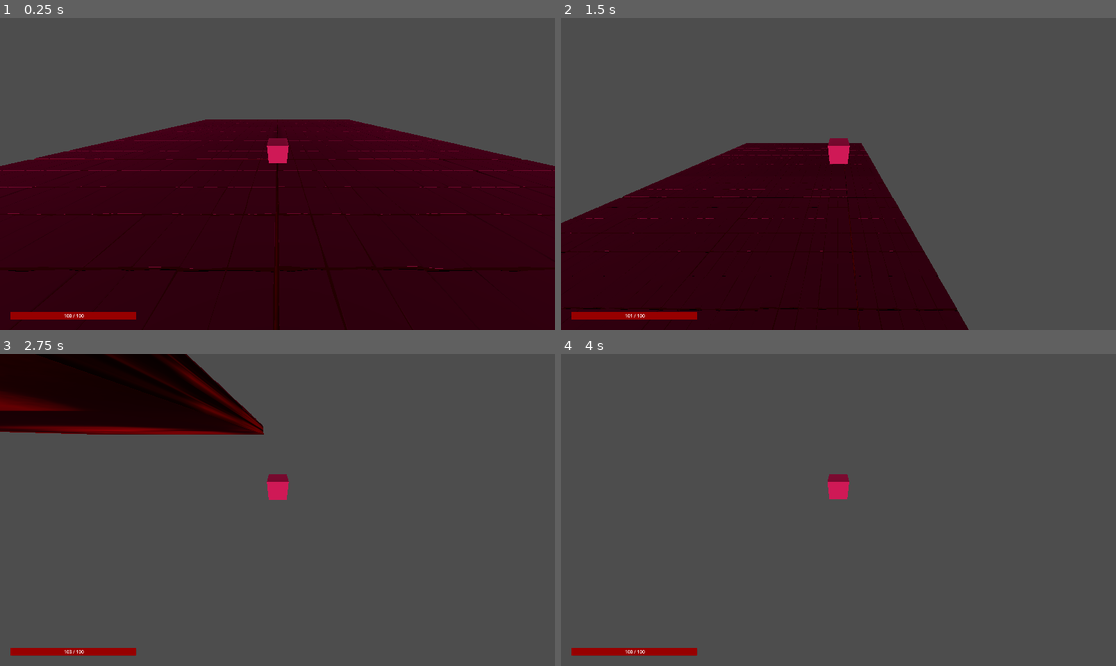
Above: before the commit, frames 1-4 (two rows, left to right).
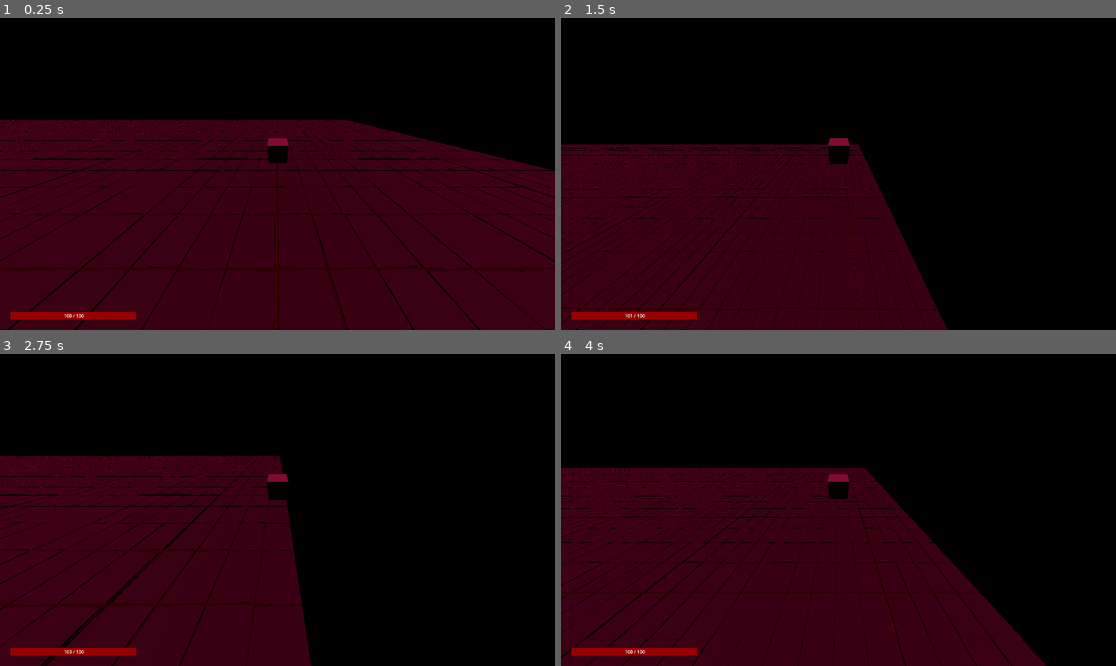
Above: after the commit, the same moments.

Repository: towameister/Game-Jam-2024
Game: Godot game, scene res://Scenes/main.tscn
Same seed, same stepped clock (60 frames per second), same inputs: the game is played once before the commit and once after it.
Inputs:
- Up to frame 1 (0.25 s): no input
- Up to frame 2 (1.5 s): tap Enter at 0.5 s; hold D (move_right) 0.53-1.28 s; tap Space (jump) at 0.77 s; hold X (life_down) from 1.28 s (still down)
- Up to frame 3 (2.75 s): tap Space (jump) at 1.52 s; release X (life_down) at 2.03 s; hold D (move_right) from 2.03 s (still down)
- Up to frame 4 (4 s): release D (move_right) at 2.78 s; hold Z (life_up) 2.78-3.53 s; tap Space (jump) at 3.02, 3.77 s; hold A (move_left) from 3.53 s (still down)

The runs differ from the first frame. In frame 1, 41% of the frame differs, in the area x 0-100%, y 0-100%; in frame 2, 69%; in frame 3, 93%; in frame 4, 99%.

Commit message:
wall added
walls added + refactor

Diff:
--- /dev/null
+++ b/Scenes/Environment/floor.tscn
@@ -0,0 +1,32 @@
+[gd_scene load_steps=5 format=3 uid="uid://rsa6q4mtuk2i"]
+
+[ext_resource type="Texture2D" uid="uid://cyjvxnsoiop8o" path="res://Assets/Hai.png" id="1_vjavi"]
+
+[sub_resource type="BoxShape3D" id="BoxShape3D_jvsfe"]
+size = Vector3(29, 1, 28)
+
+[sub_resource type="StandardMaterial3D" id="StandardMaterial3D_unll2"]
+albedo_texture = ExtResource("1_vjavi")
+albedo_texture_force_srgb = true
+roughness_texture_channel = 4
+normal_scale = -0.65
+normal_texture = ExtResource("1_vjavi")
+uv1_scale = Vector3(4, 4, 4)
+
+[sub_resource type="BoxMesh" id="BoxMesh_ib7h0"]
+material = SubResource("StandardMaterial3D_unll2")
+size = Vector3(60, 2, 60)
+
+[node name="Floor" type="Node3D"]
+
+[node name="Ground" type="StaticBody3D" parent="."]
+transform = Transform3D(1, 0, 0, 0, 1, 0, 0, 0, 1, 0, -2, 0)
+collision_layer = 4
+collision_mask = 0
+
+[node name="CollisionShape3D" type="CollisionShape3D" parent="Ground"]
+transform = Transform3D(2, 0, 0, 0, 2, 0, 0, 0, 2, -1, 0, 2)
+shape = SubResource("BoxShape3D_jvsfe")
+
+[node name="MeshInstance3D" type="MeshInstance3D" parent="Ground"]
+mesh = SubResource("BoxMesh_ib7h0")
--- /dev/null
+++ b/Scenes/Environment/wall.tscn
@@ -0,0 +1,32 @@
+[gd_scene load_steps=5 format=3 uid="uid://bfnvpqc07pynk"]
+
+[ext_resource type="Texture2D" uid="uid://cyjvxnsoiop8o" path="res://Assets/Hai.png" id="1_canhy"]
+
+[sub_resource type="BoxShape3D" id="BoxShape3D_aq7md"]
+size = Vector3(29, 1, 28)
+
+[sub_resource type="StandardMaterial3D" id="StandardMaterial3D_wjgqq"]
+albedo_texture = ExtResource("1_canhy")
+albedo_texture_force_srgb = true
+roughness_texture_channel = 4
+normal_scale = -0.65
+normal_texture = ExtResource("1_canhy")
+uv1_scale = Vector3(4, 4, 4)
+
+[sub_resource type="BoxMesh" id="BoxMesh_vvyvj"]
+material = SubResource("StandardMaterial3D_wjgqq")
+size = Vector3(60, 2, 60)
+
+[node name="Wall" type="Node3D"]
+
+[node name="Wall" type="StaticBody3D" parent="."]
+transform = Transform3D(1, 0, 0, 0, -4.37114e-08, -1, 0, 1, -4.37114e-08, 0, 29, 0)
+collision_layer = 4
+collision_mask = 0
+
+[node name="CollisionShape3D" type="CollisionShape3D" parent="Wall"]
+transform = Transform3D(2, 0, 0, 0, 2, 0, 0, 0, 2, -1, 0, 2)
+shape = SubResource("BoxShape3D_aq7md")
+
+[node name="MeshInstance3D" type="MeshInstance3D" parent="Wall"]
+mesh = SubResource("BoxMesh_vvyvj")
--- a/Scenes/main.tscn
+++ b/Scenes/main.tscn
@@ -1,52 +1,20 @@
-[gd_scene load_steps=8 format=3 uid="uid://dhpi22irethqu"]
+[gd_scene load_steps=7 format=3 uid="uid://dhpi22irethqu"]
 
 [ext_resource type="PackedScene" uid="uid://b0fb307swncet" path="res://Scenes/Player.tscn" id="1_8ce3d"]
-[ext_resource type="Texture2D" uid="uid://cyjvxnsoiop8o" path="res://Assets/Hai.png" id="1_kk0f6"]
 [ext_resource type="PackedScene" uid="uid://6nptgnykgej6" path="res://Scenes/UI.tscn" id="2_yn0ed"]
+[ext_resource type="PackedScene" uid="uid://cr6st3rdwko8c" path="res://Scenes/mob.tscn" id="4_h5y7i"]
 [ext_resource type="PackedScene" uid="uid://kugqgrlaicjl" path="res://Scenes/Environment/tile_set.tscn" id="4_ucwe6"]
-
-[sub_resource type="BoxShape3D" id="BoxShape3D_1dwso"]
-size = Vector3(29, 1, 28)
-
-[sub_resource type="StandardMaterial3D" id="StandardMaterial3D_wjgqq"]
-albedo_texture = ExtResource("1_kk0f6")
-albedo_texture_force_srgb = true
-roughness_texture_channel = 4
-normal_scale = -0.65
-normal_texture = ExtResource("1_kk0f6")
-uv1_scale = Vector3(4, 4, 4)
-
-[sub_resource type="BoxMesh" id="BoxMesh_hbmfw"]
-material = SubResource("StandardMaterial3D_wjgqq")
-size = Vector3(60, 2, 60)
+[ext_resource type="PackedScene" uid="uid://rsa6q4mtuk2i" path="res://Scenes/Environment/floor.tscn" id="5_mhw00"]
+[ext_resource type="PackedScene" uid="uid://bfnvpqc07pynk" path="res://Scenes/Environment/wall.tscn" id="6_1xx7f"]
 
 [node name="Main" type="Node"]
 
-[node name="Ground" type="StaticBody3D" parent="."]
-transform = Transform3D(1, 0, 0, 0, 1, 0, 0, 0, 1, 0, -2, 0)
-collision_layer = 4
-collision_mask = 0
-
-[node name="CollisionShape3D" type="CollisionShape3D" parent="Ground"]
-transform = Transform3D(2, 0, 0, 0, 2, 0, 0, 0, 2, -1, 0, 2)
-shape = SubResource("BoxShape3D_1dwso")
-
-[node name="MeshInstance3D" type="MeshInstance3D" parent="Ground"]
-mesh = SubResource("BoxMesh_hbmfw")
-
 [node name="DirectionalLight3D" type="DirectionalLight3D" parent="."]
-transform = Transform3D(1, 0, 0, 0, 1, 0, 0, 0, 1, -0.157047, 25.4137, 0)
+transform = Transform3D(1, 0, 0, 0, -0.369747, 0.929133, 0, -0.929133, -0.369747, -15, 22, 1)
 light_color = Color(0.598351, 0.0614132, 0.242108, 1)
-light_energy = 1.95
-light_indirect_energy = 8.92
-light_volumetric_fog_energy = 14.76
-light_angular_distance = 33.17
-shadow_enabled = true
-shadow_bias = 0.559
-shadow_normal_bias = 0.758
-shadow_opacity = 0.3
-shadow_blur = 0.565
-sky_mode = 1
+light_energy = 0.677
+directional_shadow_fade_start = 0.638
+directional_shadow_max_distance = 5.4
 
 [node name="Player" parent="." instance=ExtResource("1_8ce3d")]
 transform = Transform3D(1, 0, 0, 0, 1, 0, 0, 0, 1, 0, 0.2836, 0)
@@ -88,3 +56,383 @@
 
 [node name="TileSet9" parent="GroundTiles" instance=ExtResource("4_ucwe6")]
 transform = Transform3D(1, 0, 0, 0, 1, 0, 0, 0, 1, -2, 0, 2)
+
+[node name="TileSet10" parent="GroundTiles" instance=ExtResource("4_ucwe6")]
+transform = Transform3D(1, 0, 0, 0, 1, 0, 0, 0, 1, -3, 0, 0)
+
+[node name="TileSet11" parent="GroundTiles" instance=ExtResource("4_ucwe6")]
+transform = Transform3D(1, 0, 0, 0, 1, 0, 0, 0, 1, -4, 0, 0)
+
+[node name="TileSet12" parent="GroundTiles" instance=ExtResource("4_ucwe6")]
+transform = Transform3D(1, 0, 0, 0, 1, 0, 0, 0, 1, -5, 0, 0)
+
+[node name="TileSet13" parent="GroundTiles" instance=ExtResource("4_ucwe6")]
+transform = Transform3D(1, 0, 0, 0, 1, 0, 0, 0, 1, -3, 0, 1)
+
+[node name="TileSet14" parent="GroundTiles" instance=ExtResource("4_ucwe6")]
+transform = Transform3D(1, 0, 0, 0, 1, 0, 0, 0, 1, -4, 0, 1)
+
+[node name="TileSet15" parent="GroundTiles" instance=ExtResource("4_ucwe6")]
+transform = Transform3D(1, 0, 0, 0, 1, 0, 0, 0, 1, -5, 0, 1)
+
+[node name="TileSet16" parent="GroundTiles" instance=ExtResource("4_ucwe6")]
+transform = Transform3D(1, 0, 0, 0, 1, 0, 0, 0, 1, -3, 0, 2)
+
+[node name="TileSet17" parent="GroundTiles" instance=ExtResource("4_ucwe6")]
+transform = Transform3D(1, 0, 0, 0, 1, 0, 0, 0, 1, -4, 0, 2)
+
+[node name="TileSet18" parent="GroundTiles" instance=ExtResource("4_ucwe6")]
+transform = Transform3D(1, 0, 0, 0, 1, 0, 0, 0, 1, -5, 0, 2)
+
+[node name="TileSet19" parent="GroundTiles" instance=ExtResource("4_ucwe6")]
+transform = Transform3D(1, 0, 0, 0, 1, 0, 0, 0, 1, -6, 0, 0)
+
+[node name="TileSet20" parent="GroundTiles" instance=ExtResource("4_ucwe6")]
+transform = Transform3D(1, 0, 0, 0, 1, 0, 0, 0, 1, -7, 0, 0)
+
+[node name="TileSet21" parent="GroundTiles" instance=ExtResource("4_ucwe6")]
+transform = Transform3D(1, 0, 0, 0, 1, 0, 0, 0, 1, -8, 0, 0)
+
+[node name="TileSet22" parent="GroundTiles" instance=ExtResource("4_ucwe6")]
+transform = Transform3D(1, 0, 0, 0, 1, 0, 0, 0, 1, -6, 0, 1)
+
+[node name="TileSet23" parent="GroundTiles" instance=ExtResource("4_ucwe6")]
+transform = Transform3D(1, 0, 0, 0, 1, 0, 0, 0, 1, -7, 0, 1)
+
+[node name="TileSet24" parent="GroundTiles" instance=ExtResource("4_ucwe6")]
+transform = Transform3D(1, 0, 0, 0, 1, 0, 0, 0, 1, -8, 0, 1)
+
+[node name="TileSet25" parent="GroundTiles" instance=ExtResource("4_ucwe6")]
+transform = Transform3D(1, 0, 0, 0, 1, 0, 0, 0, 1, -6, 0, 2)
+
+[node name="TileSet26" parent="GroundTiles" instance=ExtResource("4_ucwe6")]
+transform = Transform3D(1, 0, 0, 0, 1, 0, 0, 0, 1, -7, 0, 2)
+
+[node name="TileSet27" parent="GroundTiles" instance=ExtResource("4_ucwe6")]
+transform = Transform3D(1, 0, 0, 0, 1, 0, 0, 0, 1, -8, 0, 2)
+
+[node name="TileSet28" parent="GroundTiles" instance=ExtResource("4_ucwe6")]
+transform = Transform3D(1, 0, 0, 0, 1, 0, 0, 0, 1, -9, 0, 0)
+
+[node name="TileSet29" parent="GroundTiles" instance=ExtResource("4_ucwe6")]
+transform = Transform3D(1, 0, 0, 0, 1, 0, 0, 0, 1, -10, 0, 0)
+
+[node name="TileSet30" parent="GroundTiles" instance=ExtResource("4_ucwe6")]
+transform = Transform3D(1, 0, 0, 0, 1, 0, 0, 0, 1, -11, 0, 0)
+
+[node name="TileSet31" parent="GroundTiles" instance=ExtResource("4_ucwe6")]
+transform = Transform3D(1, 0, 0, 0, 1, 0, 0, 0, 1, -9, 0, 1)
+
+[node name="TileSet32" parent="GroundTiles" instance=ExtResource("4_ucwe6")]
+transform = Transform3D(1, 0, 0, 0, 1, 0, 0, 0, 1, -10, 0, 1)
+
+[node name="TileSet33" parent="GroundTiles" instance=ExtResource("4_ucwe6")]
+transform = Transform3D(1, 0, 0, 0, 1, 0, 0, 0, 1, -11, 0, 1)
+
+[node name="TileSet34" parent="GroundTiles" instance=ExtResource("4_ucwe6")]
+transform = Transform3D(1, 0, 0, 0, 1, 0, 0, 0, 1, -9, 0, 2)
+
+[node name="TileSet35" parent="GroundTiles" instance=ExtResource("4_ucwe6")]
+transform = Transform3D(1, 0, 0, 0, 1, 0, 0, 0, 1, -10, 0, 2)
+
+[node name="TileSet36" parent="GroundTiles" instance=ExtResource("4_ucwe6")]
+transform = Transform3D(1, 0, 0, 0, 1, 0, 0, 0, 1, -11, 0, 2)
+
+[node name="TileSet37" parent="GroundTiles" instance=ExtResource("4_ucwe6")]
+transform = Transform3D(1, 0, 0, 0, 1, 0, 0, 0, 1, 0, 0, 3)
+
+[node name="TileSet38" parent="GroundTiles" instance=ExtResource("4_ucwe6")]
+transform = Transform3D(1, 0, 0, 0, 1, 0, 0, 0, 1, -1, 0, 3)
+
+[node name="TileSet39" parent="GroundTiles" instance=ExtResource("4_ucwe6")]
+transform = Transform3D(1, 0, 0, 0, 1, 0, 0, 0, 1, -2, 0, 3)
+
+[node name="TileSet40" parent="GroundTiles" instance=ExtResource("4_ucwe6")]
+transform = Transform3D(1, 0, 0, 0, 1, 0, 0, 0, 1, 0, 0, 4)
+
+[node name="TileSet41" parent="GroundTiles" instance=ExtResource("4_ucwe6")]
+transform = Transform3D(1, 0, 0, 0, 1, 0, 0, 0, 1, -1, 0, 4)
+
+[node name="TileSet42" parent="GroundTiles" instance=ExtResource("4_ucwe6")]
+transform = Transform3D(1, 0, 0, 0, 1, 0, 0, 0, 1, -2, 0, 4)
+
+[node name="TileSet43" parent="GroundTiles" instance=ExtResource("4_ucwe6")]
+transform = Transform3D(1, 0, 0, 0, 1, 0, 0, 0, 1, 0, 0, 5)
+
+[node name="TileSet44" parent="GroundTiles" instance=ExtResource("4_ucwe6")]
+transform = Transform3D(1, 0, 0, 0, 1, 0, 0, 0, 1, -1, 0, 5)
+
+[node name="TileSet45" parent="GroundTiles" instance=ExtResource("4_ucwe6")]
+transform = Transform3D(1, 0, 0, 0, 1, 0, 0, 0, 1, -2, 0, 5)
+
+[node name="TileSet46" parent="GroundTiles" instance=ExtResource("4_ucwe6")]
+transform = Transform3D(1, 0, 0, 0, 1, 0, 0, 0, 1, -3, 0, 3)
+
+[node name="TileSet47" parent="GroundTiles" instance=ExtResource("4_ucwe6")]
+transform = Transform3D(1, 0, 0, 0, 1, 0, 0, 0, 1, -4, 0, 3)
+
+[node name="TileSet48" parent="GroundTiles" instance=ExtResource("4_ucwe6")]
+transform = Transform3D(1, 0, 0, 0, 1, 0, 0, 0, 1, -5, 0, 3)
+
+[node name="TileSet49" parent="GroundTiles" instance=ExtResource("4_ucwe6")]
+transform = Transform3D(1, 0, 0, 0, 1, 0, 0, 0, 1, -3, 0, 4)
+
+[node name="TileSet50" parent="GroundTiles" instance=ExtResource("4_ucwe6")]
+transform = Transform3D(1, 0, 0, 0, 1, 0, 0, 0, 1, -4, 0, 4)
+
+[node name="TileSet51" parent="GroundTiles" instance=ExtResource("4_ucwe6")]
+transform = Transform3D(1, 0, 0, 0, 1, 0, 0, 0, 1, -5, 0, 4)
+
+[node name="TileSet52" parent="GroundTiles" instance=ExtResource("4_ucwe6")]
+transform = Transform3D(1, 0, 0, 0, 1, 0, 0, 0, 1, -3, 0, 5)
+
+[node name="TileSet53" parent="GroundTiles" instance=ExtResource("4_ucwe6")]
+transform = Transform3D(1, 0, 0, 0, 1, 0, 0, 0, 1, -4, 0, 5)
+
+[node name="TileSet54" parent="GroundTiles" instance=ExtResource("4_ucwe6")]
+transform = Transform3D(1, 0, 0, 0, 1, 0, 0, 0, 1, -5, 0, 5)
+
+[node name="TileSet55" parent="GroundTiles" instance=ExtResource("4_ucwe6")]
+transform = Transform3D(1, 0, 0, 0, 1, 0, 0, 0, 1, -6, 0, 3)
+
+[node name="TileSet56" parent="GroundTiles" instance=ExtResource("4_ucwe6")]
+transform = Transform3D(1, 0, 0, 0, 1, 0, 0, 0, 1, -7, 0, 3)
+
+[node name="TileSet57" parent="GroundTiles" instance=ExtResource("4_ucwe6")]
+transform = Transform3D(1, 0, 0, 0, 1, 0, 0, 0, 1, -8, 0, 3)
+
+[node name="TileSet58" parent="GroundTiles" instance=ExtResource("4_ucwe6")]
+transform = Transform3D(1, 0, 0, 0, 1, 0, 0, 0, 1, -6, 0, 4)
+
+[node name="TileSet59" parent="GroundTiles" instance=ExtResource("4_ucwe6")]
+transform = Transform3D(1, 0, 0, 0, 1, 0, 0, 0, 1, -7, 0, 4)
+
+[node name="TileSet60" parent="GroundTiles" instance=ExtResource("4_ucwe6")]
+transform = Transform3D(1, 0, 0, 0, 1, 0, 0, 0, 1, -8, 0, 4)
+
+[node name="TileSet61" parent="GroundTiles" instance=ExtResource("4_ucwe6")]
+transform = Transform3D(1, 0, 0, 0, 1, 0, 0, 0, 1, -6, 0, 5)
+
+[node name="TileSet62" parent="GroundTiles" instance=ExtResource("4_ucwe6")]
+transform = Transform3D(1, 0, 0, 0, 1, 0, 0, 0, 1, -7, 0, 5)
+
+[node name="TileSet63" parent="GroundTiles" instance=ExtResource("4_ucwe6")]
+transform = Transform3D(1, 0, 0, 0, 1, 0, 0, 0, 1, -8, 0, 5)
+
+[node name="TileSet64" parent="GroundTiles" instance=ExtResource("4_ucwe6")]
+transform = Transform3D(1, 0, 0, 0, 1, 0, 0, 0, 1, -9, 0, 3)
+
+[node name="TileSet65" parent="GroundTiles" instance=ExtResource("4_ucwe6")]
+transform = Transform3D(1, 0, 0, 0, 1, 0, 0, 0, 1, -10, 0, 3)
+
+[node name="TileSet66" parent="GroundTiles" instance=ExtResource("4_ucwe6")]
+transform = Transform3D(1, 0, 0, 0, 1, 0, 0, 0, 1, -11, 0, 3)
+
+[node name="TileSet67" parent="GroundTiles" instance=ExtResource("4_ucwe6")]
+transform = Transform3D(1, 0, 0, 0, 1, 0, 0, 0, 1, -9, 0, 4)
+
+[node name="TileSet68" parent="GroundTiles" instance=ExtResource("4_ucwe6")]
+transform = Transform3D(1, 0, 0, 0, 1, 0, 0, 0, 1, -10, 0, 4)
+
+[node name="TileSet69" parent="GroundTiles" instance=ExtResource("4_ucwe6")]
+transform = Transform3D(1, 0, 0, 0, 1, 0, 0, 0, 1, -11, 0, 4)
+
+[node name="TileSet70" parent="GroundTiles" instance=ExtResource("4_ucwe6")]
+transform = Transform3D(1, 0, 0, 0, 1, 0, 0, 0, 1, -9, 0, 5)
+
+[node name="TileSet71" parent="GroundTiles" instance=ExtResource("4_ucwe6")]
+transform = Transform3D(1, 0, 0, 0, 1, 0, 0, 0, 1, -10, 0, 5)
+
+[node name="TileSet72" parent="GroundTiles" instance=ExtResource("4_ucwe6")]
+transform = Transform3D(1, 0, 0, 0, 1, 0, 0, 0, 1, -11, 0, 5)
+
+[node name="TileSet73" parent="GroundTiles" instance=ExtResource("4_ucwe6")]
+transform = Transform3D(1, 0, 0, 0, 1, 0, 0, 0, 1, 0, 0, 6)
+
+[node name="TileSet74" parent="GroundTiles" instance=ExtResource("4_ucwe6")]
+transform = Transform3D(1, 0, 0, 0, 1, 0, 0, 0, 1, -1, 0, 6)
+
+[node name="TileSet75" parent="GroundTiles" instance=ExtResource("4_ucwe6")]
+transform = Transform3D(1, 0, 0, 0, 1, 0, 0, 0, 1, -2, 0, 6)
+
+[node name="TileSet76" parent="GroundTiles" instance=ExtResource("4_ucwe6")]
+transform = Transform3D(1, 0, 0, 0, 1, 0, 0, 0, 1, 0, 0, 7)
+
+[node name="TileSet77" parent="GroundTiles" instance=ExtResource("4_ucwe6")]
+transform = Transform3D(1, 0, 0, 0, 1, 0, 0, 0, 1, -1, 0, 7)
+
+[node name="TileSet78" parent="GroundTiles" instance=ExtResource("4_ucwe6")]
+transform = Transform3D(1, 0, 0, 0, 1, 0, 0, 0, 1, -2, 0, 7)
+
+[node name="TileSet79" parent="GroundTiles" instance=ExtResource("4_ucwe6")]
+transform = Transform3D(1, 0, 0, 0, 1, 0, 0, 0, 1, 0, 0, 8)
+
+[node name="TileSet80" parent="GroundTiles" instance=ExtResource("4_ucwe6")]
+transform = Transform3D(1, 0, 0, 0, 1, 0, 0, 0, 1, -1, 0, 8)
+
+[node name="TileSet81" parent="GroundTiles" instance=ExtResource("4_ucwe6")]
+transform = Transform3D(1, 0, 0, 0, 1, 0, 0, 0, 1, -2, 0, 8)
+
+[node name="TileSet82" parent="GroundTiles" instance=ExtResource("4_ucwe6")]
+transform = Transform3D(1, 0, 0, 0, 1, 0, 0, 0, 1, -3, 0, 6)
+
+[node name="TileSet83" parent="GroundTiles" instance=ExtResource("4_ucwe6")]
+transform = Transform3D(1, 0, 0, 0, 1, 0, 0, 0, 1, -4, 0, 6)
+
+[node name="TileSet84" parent="GroundTiles" instance=ExtResource("4_ucwe6")]
+transform = Transform3D(1, 0, 0, 0, 1, 0, 0, 0, 1, -5, 0, 6)
+
+[node name="TileSet85" parent="GroundTiles" instance=ExtResource("4_ucwe6")]
+transform = Transform3D(1, 0, 0, 0, 1, 0, 0, 0, 1, -3, 0, 7)
+
+[node name="TileSet86" parent="GroundTiles" instance=ExtResource("4_ucwe6")]
+transform = Transform3D(1, 0, 0, 0, 1, 0, 0, 0, 1, -4, 0, 7)
+
+[node name="TileSet87" parent="GroundTiles" instance=ExtResource("4_ucwe6")]
+transform = Transform3D(1, 0, 0, 0, 1, 0, 0, 0, 1, -5, 0, 7)
+
+[node name="TileSet88" parent="GroundTiles" instance=ExtResource("4_ucwe6")]
+transform = Transform3D(1, 0, 0, 0, 1, 0, 0, 0, 1, -3, 0, 8)
+
+[node name="TileSet89" parent="GroundTiles" instance=ExtResource("4_ucwe6")]
+transform = Transform3D(1, 0, 0, 0, 1, 0, 0, 0, 1, -4, 0, 8)
+
+[node name="TileSet90" parent="GroundTiles" instance=ExtResource("4_ucwe6")]
+transform = Transform3D(1, 0, 0, 0, 1, 0, 0, 0, 1, -5, 0, 8)
+
+[node name="TileSet91" parent="GroundTiles" instance=ExtResource("4_ucwe6")]
+transform = Transform3D(1, 0, 0, 0, 1, 0, 0, 0, 1, -6, 0, 6)
+
+[node name="TileSet92" parent="GroundTiles" instance=ExtResource("4_ucwe6")]
+transform = Transform3D(1, 0, 0, 0, 1, 0, 0, 0, 1, -7, 0, 6)
+
+[node name="TileSet93" parent="GroundTiles" instance=ExtResource("4_ucwe6")]
+transform = Transform3D(1, 0, 0, 0, 1, 0, 0, 0, 1, -8, 0, 6)
+
+[node name="TileSet94" parent="GroundTiles" instance=ExtResource("4_ucwe6")]
+transform = Transform3D(1, 0, 0, 0, 1, 0, 0, 0, 1, -6, 0, 7)
+
+[node name="TileSet95" parent="GroundTiles" instance=ExtResource("4_ucwe6")]
+transform = Transform3D(1, 0, 0, 0, 1, 0, 0, 0, 1, -7, 0, 7)
+
+[node name="TileSet96" parent="GroundTiles" instance=ExtResource("4_ucwe6")]
+transform = Transform3D(1, 0, 0, 0, 1, 0, 0, 0, 1, -8, 0, 7)
+
+[node name="TileSet97" parent="GroundTiles" instance=ExtResource("4_ucwe6")]
+transform = Transform3D(1, 0, 0, 0, 1, 0, 0, 0, 1, -6, 0, 8)
+
+[node name="TileSet98" parent="GroundTiles" instance=ExtResource("4_ucwe6")]
+transform = Transform3D(1, 0, 0, 0, 1, 0, 0, 0, 1, -7, 0, 8)
+
+[node name="TileSet99" parent="GroundTiles" instance=ExtResource("4_ucwe6")]
+transform = Transform3D(1, 0, 0, 0, 1, 0, 0, 0, 1, -8, 0, 8)
+
+[node name="TileSet100" parent="GroundTiles" instance=ExtResource("4_ucwe6")]
+transform = Transform3D(1, 0, 0, 0, 1, 0, 0, 0, 1, -9, 0, 6)
+
+[node name="TileSet101" parent="GroundTiles" instance=ExtResource("4_ucwe6")]
+transform = Transform3D(1, 0, 0, 0, 1, 0, 0, 0, 1, -10, 0, 6)
+
+[node name="TileSet102" parent="GroundTiles" instance=ExtResource("4_ucwe6")]
+transform = Transform3D(1, 0, 0, 0, 1, 0, 0, 0, 1, -11, 0, 6)
+
+[node name="TileSet103" parent="GroundTiles" instance=ExtResource("4_ucwe6")]
+transform = Transform3D(1, 0, 0, 0, 1, 0, 0, 0, 1, -9, 0, 7)
+
+[node name="TileSet104" parent="GroundTiles" instance=ExtResource("4_ucwe6")]
+transform = Transform3D(1, 0, 0, 0, 1, 0, 0, 0, 1, -10, 0, 7)
+
+[node name="TileSet105" parent="GroundTiles" instance=ExtResource("4_ucwe6")]
+transform = Transform3D(1, 0, 0, 0, 1, 0, 0, 0, 1, -11, 0, 7)
+
+[node name="TileSet106" parent="GroundTiles" instance=ExtResource("4_ucwe6")]
+transform = Transform3D(1, 0, 0, 0, 1, 0, 0, 0, 1, -9, 0, 8)
+
+[node name="TileSet107" parent="GroundTiles" instance=ExtResource("4_ucwe6")]
+transform = Transform3D(1, 0, 0, 0, 1, 0, 0, 0, 1, -10, 0, 8)
+
+[node name="TileSet108" parent="GroundTiles" instance=ExtResource("4_ucwe6")]
+transform = Transform3D(1, 0, 0, 0, 1, 0, 0, 0, 1, -11, 0, 8)
+
+[node name="Mob" parent="." instance=ExtResource("4_h5y7i")]
+
+[node name="Floors" type="Node3D" parent="."]
+
+[node name="Floor" parent="Floors" instance=ExtResource("5_mhw00")]
+
+[node name="Floor2" parent="Floors" instance=ExtResource("5_mhw00")]
+transform = Transform3D(1, 0, 0, 0, 1, 0, 0, 0, 1, 0, 0, 60)
+
+[node name="Floor3" parent="Floors" instance=ExtResource("5_mhw00")]
+transform = Transform3D(1, 0, 0, 0, 1, 0, 0, 0, 1, 0, 0, 120)
+
+[node name="Floor4" parent="Floors" instance=ExtResource("5_mhw00")]
+transform = Transform3D(1, 0, 0, 0, 1, 0, 0, 0, 1, -60, 0, 0)
+
+[node name="Floor5" parent="Floors" instance=ExtResource("5_mhw00")]
+transform = Transform3D(1, 0, 0, 0, 1, 0, 0, 0, 1, -60, 0, 60)
+
+[node name="Floor6" parent="Floors" instance=ExtResource("5_mhw00")]
+transform = Transform3D(1, 0, 0, 0, 1, 0, 0, 0, 1, -60, 0, 120)
+
+[node name="Floor7" parent="Floors" instance=ExtResource("5_mhw00")]
+transform = Transform3D(1, 0, 0, 0, 1, 0, 0, 0, 1, -120, 0, 0)
+
+[node name="Floor8" parent="Floors" instance=ExtResource("5_mhw00")]
+transform = Transform3D(1, 0, 0, 0, 1, 0, 0, 0, 1, -120, 0, 60)
+
+[node name="Floor9" parent="Floors" instance=ExtResource("5_mhw00")]
+transform = Transform3D(1, 0, 0, 0, 1, 0, 0, 0, 1, -120, 0, 120)
+
+[node name="Floor10" parent="Floors" instance=ExtResource("5_mhw00")]
+transform = Transform3D(1, 0, 0, 0, 1, 0, 0, 0, 1, -180, 0, 0)
+
+[node name="Floor11" parent="Floors" instance=ExtResource("5_mhw00")]
+transform = Transform3D(1, 0, 0, 0, 1, 0, 0, 0, 1, -180, 0, 60)
+
+[node name="Floor12" parent="Floors" instance=ExtResource("5_mhw00")]
+transform = Transform3D(1, 0, 0, 0, 1, 0, 0, 0, 1, -180, 0, 120)
+
+[node name="Node3D" type="Node3D" parent="."]
+
+[node name="Wall" parent="Node3D" instance=ExtResource("6_1xx7f")]
+transform = Transform3D(1, 0, 0, 0, 1, 0, 0, 0, 1, -1, 0, -29)
+
+[node name="Wall2" parent="Node3D" instance=ExtResource("6_1xx7f")]
+transform = Transform3D(1, 0, 0, 0, 1, 0, 0, 0, 1, -61, 0, -29)
+
+[node name="Wall3" parent="Node3D" instance=ExtResource("6_1xx7f")]
+transform = Transform3D(1, 0, 0, 0, 1, 0, 0, 0, 1, -119, 0, -29)
+
+[node name="Wall4" parent="Node3D" instance=ExtResource("6_1xx7f")]
+transform = Transform3D(1, 0, 0, 0, 1, 0, 0, 0, 1, -178, 0, -29)
+
+[node name="Wall5" parent="Node3D" instance=ExtResource("6_1xx7f")]
+transform = Transform3D(1, 0, 0, 0, 1, 0, 0, 0, 1, 0, 0, 149)
+
+[node name="Wall6" parent="Node3D" instance=ExtResource("6_1xx7f")]
+transform = Transform3D(1, 0, 0, 0, 1, 0, 0, 0, 1, -60, 0, 149)
+
+[node name="Wall7" parent="Node3D" instance=ExtResource("6_1xx7f")]
+transform = Transform3D(1, 0, 0, 0, 1, 0, 0, 0, 1, -120, 0, 149)
+
+[node name="Wall8" parent="Node3D" instance=ExtResource("6_1xx7f")]
+transform = Transform3D(1, 0, 0, 0, 1, 0, 0, 0, 1, -180, 0, 149)
+
+[node name="Wall9" parent="Node3D" instance=ExtResource("6_1xx7f")]
+transform = Transform3D(-4.37114e-08, 0, 1, 0, 1, 0, -1, 0, -4.37114e-08, 29, 0, 0)
+
+[node name="Wall10" parent="Node3D" instance=ExtResource("6_1xx7f")]
+transform = Transform3D(-4.37114e-08, 0, 1, 0, 1, 0, -1, 0, -4.37114e-08, 29, 0, 60)
+
+[node name="Wall11" parent="Node3D" instance=ExtResource("6_1xx7f")]
+transform = Transform3D(-4.37114e-08, 0, 1, 0, 1, 0, -1, 0, -4.37114e-08, 29, 0, 120)
+
+[node name="Wall12" parent="Node3D" instance=ExtResource("6_1xx7f")]
+transform = Transform3D(-4.37114e-08, 0, 1, 0, 1, 0, -1, 0, -4.37114e-08, -209, 0, 0)
+
+[node name="Wall13" parent="Node3D" instance=ExtResource("6_1xx7f")]
+transform = Transform3D(-4.37114e-08, 0, 1, 0, 1, 0, -1, 0, -4.37114e-08, -209, 0, 60)
+
+[node name="Wall14" parent="Node3D" instance=ExtResource("6_1xx7f")]
+transform = Transform3D(-4.37114e-08, 0, 1, 0, 1, 0, -1, 0, -4.37114e-08, -209, 0, 120)
Not shown: 1 places in Scenes/mob.tscn that only renumber resources
